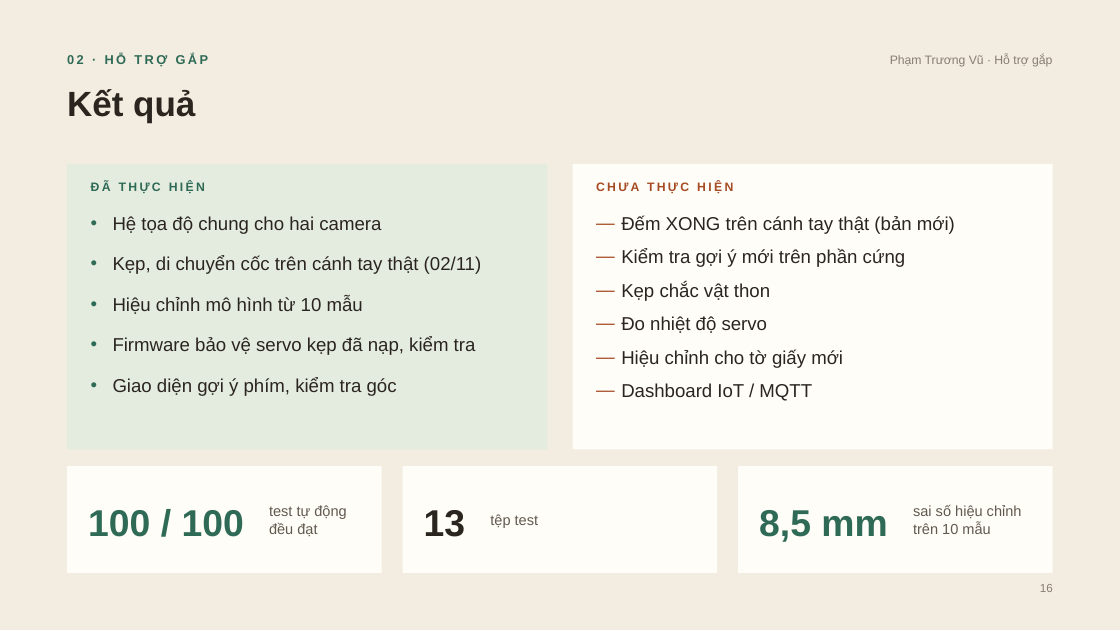
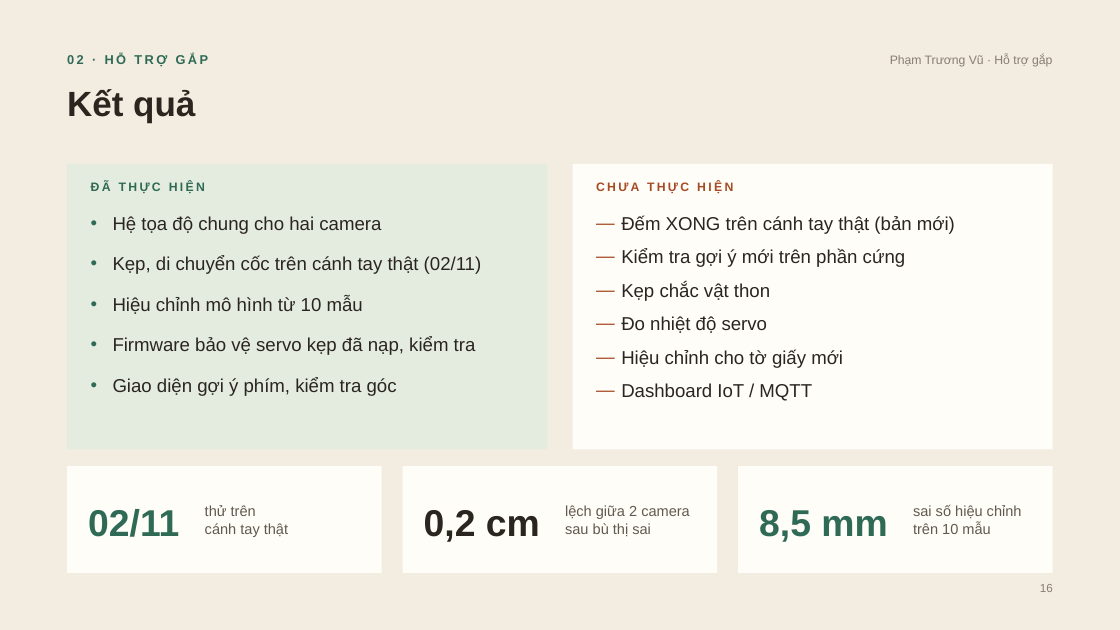
Before and after one commit to DuongNAD/Project_IoT, a slide deck: slide 16 of slides/Project_IoT_ThuyetTrinh.pptx. Drawn at 1120x630 pixels with LibreOffice and Linux fonts; fonts in the diff are those of the drawing. Boxes give left, top, right and bottom in pixels: in the first picture for what was removed or moved away, otherwise in the second. Text is boxed around its words. In the diff, an @@ line names an element or a change of style, - is before the commit and + after.

```diff
--- a/slides/Project_IoT_ThuyetTrinh.pptx
+++ b/slides/Project_IoT_ThuyetTrinh.pptx
@@ text at box(88, 509, 179, 537): text changed @@
-100 / 100
+02/11
@@ text at box(205, 505, 288, 537): text changed @@
-test tự động
-đều đạt
+thử trên
+cánh tay thật
@@ text at box(565, 505, 690, 536): text changed @@
-tệp test
+lệch giữa 2 camera
+sau bù thị sai
@@ text at box(424, 510, 540, 542): text changed @@
-13
+0,2 cm
```
Also in this commit, not shown: 6 other slides changed, 49 other files.
